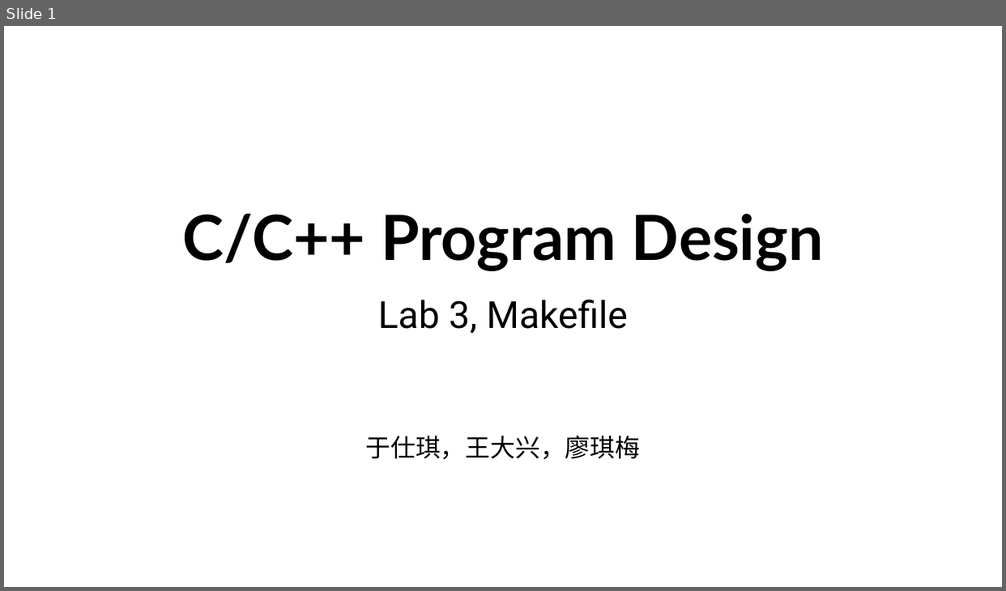
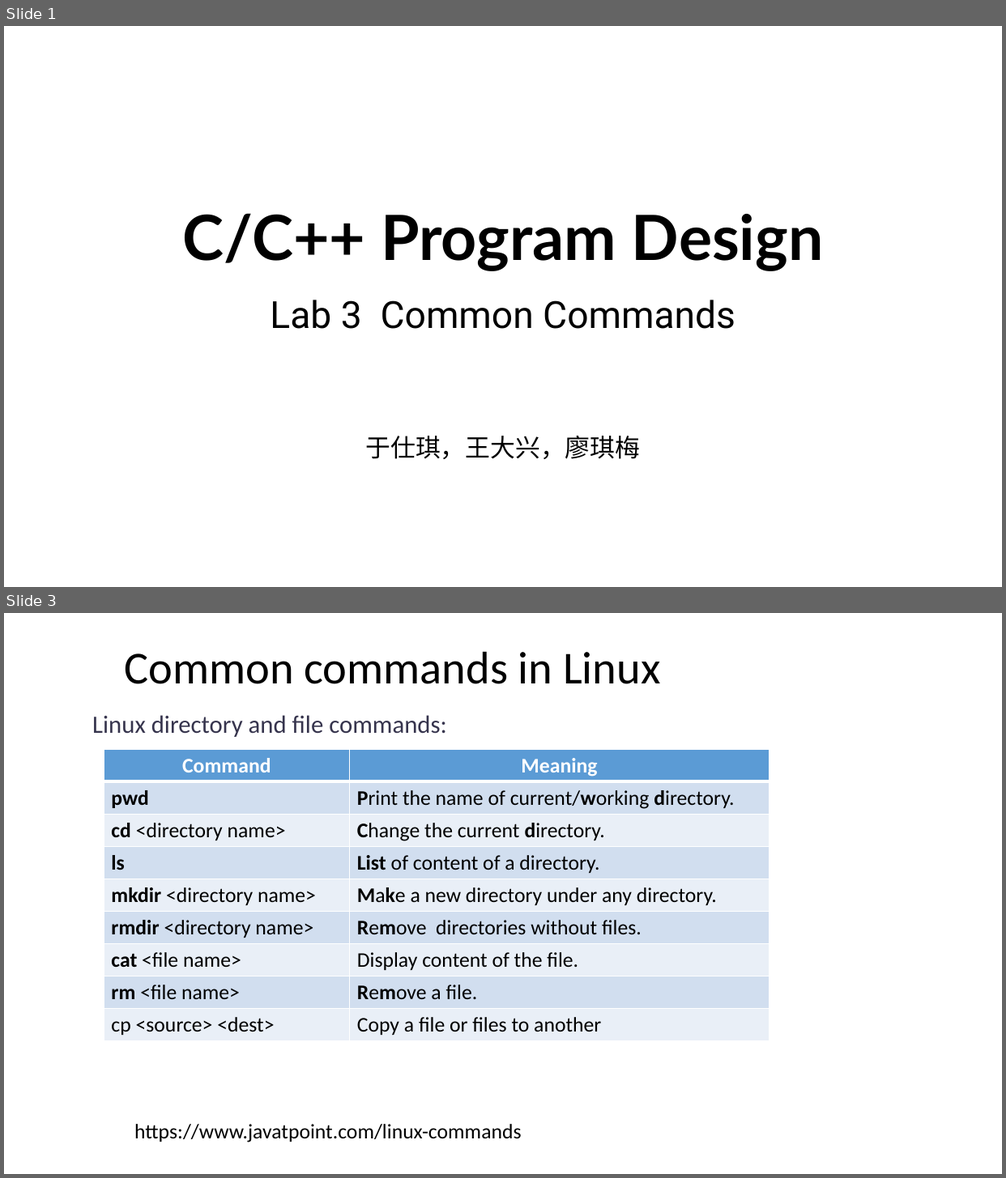
Before and after one commit to ShiqiYu/CPP, a slide deck: week03/Lab03.pptx. Shown one above the other, each under a label of ours: slide 1 before the commit, slides 1 and 3 after it; the slides between them are not shown. The pictures are 1006x591 and 1006x1178 pixels, drawn with LibreOffice and Linux fonts; fonts in the diff are those of the drawing; background and template pictures are left out. Boxes give left, top, right and bottom in pixels: in the first picture for what was removed or moved away, otherwise in the second. Text is boxed around its words. In the diff, an @@ line names an element or a change of style, - is before the commit and + after.

```diff
--- a/week03/Lab03.pptx
+++ b/week03/Lab03.pptx
@@ slide 3 added at (x1=4, y1=613, x2=1002, y2=1174), background #FFFFFF @@
@@ title added at (x1=124, y1=651, x2=660, y2=684), 44 pt, text #000000 @@
+Common commands in Linux
@@ text added at (x1=92, y1=715, x2=447, y2=737), 24 pt, text #36344D @@
+Linux directory and file commands:
@@ table added at (x1=104, y1=749, x2=769, y2=1041), 9 rows, 2 columns @@
+Command | Meaning
+pwd | Print the name of current/working directory.
+cd <directory name> | Change the current directory.
+ls | List of content of a directory.
+mkdir <directory name> | Make a new directory under any directory.
+rmdir <directory name> | Remove directories without files.
+cat <file name> | Display content of the file.
+rm <file name> | Remove a file.
+cp <source> <dest> | Copy a file or files to another
@@ text added at (x1=134, y1=1124, x2=521, y2=1143), 20 pt, text #000000 @@
+https://www.javatpoint.com/linux-commands
@@ slide 1 changed as well @@
@@ subtitle at (x1=270, y1=300, x2=735, y2=329): text changed @@
-Lab 3, Makefile
+Lab 3 Common Commands
```
Also in this commit, not shown: 20 other slides added, 15 slides removed.
